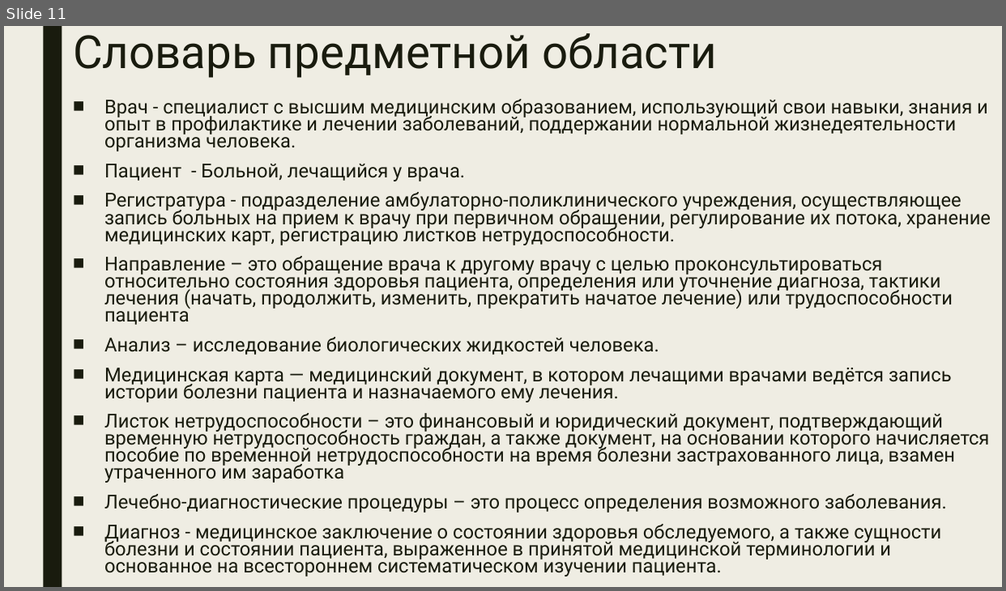
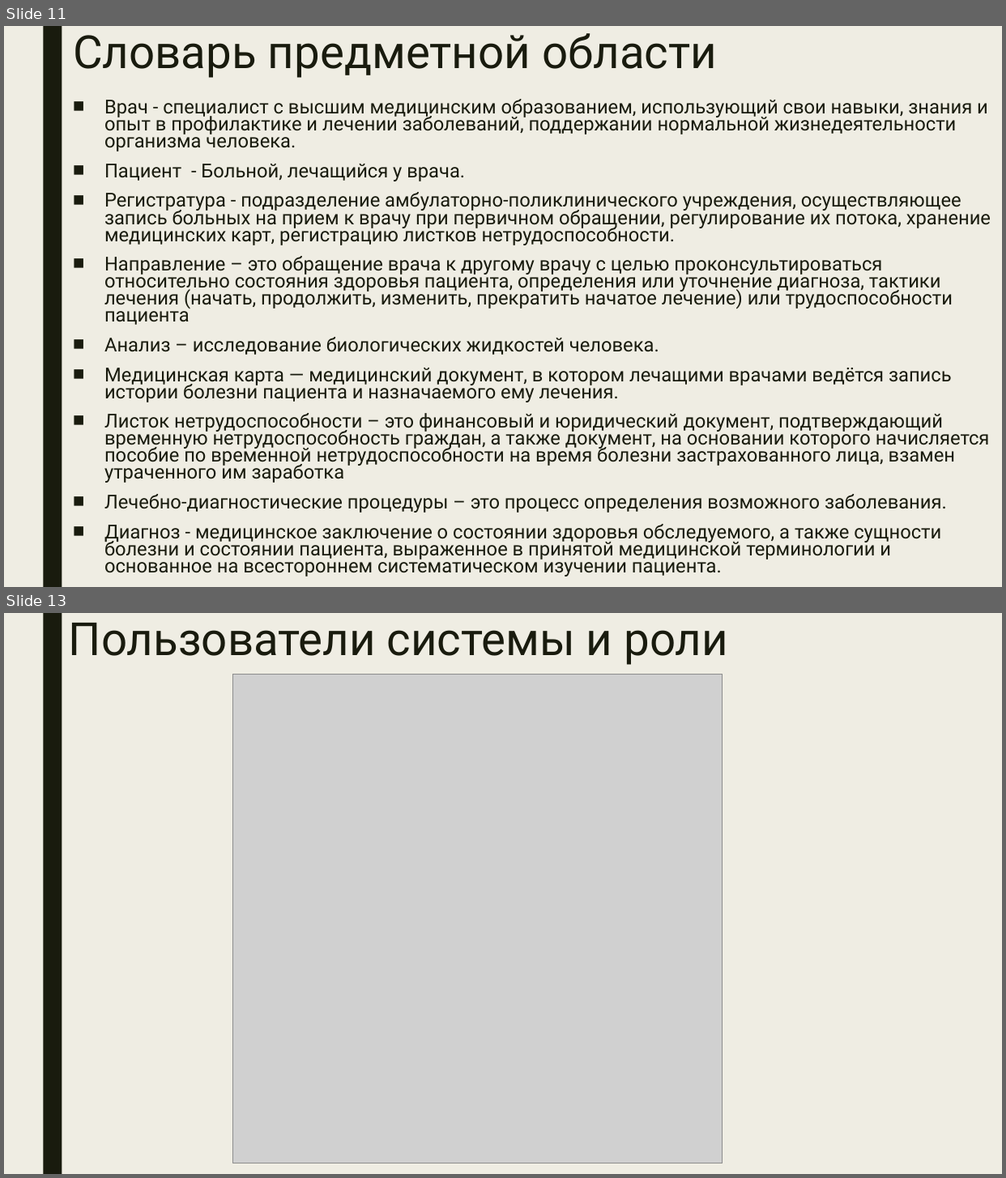
Before and after one commit to javavlsu/course-work-team-04-krylov, a slide deck: docs/Крылов Егор ИСТ-220 Проект Этап 1.pptx. Shown one above the other, each under a label of ours: slide 11 before the commit, slides 11 and 13 after it; the slides between them are not shown. The pictures are 1006x591 and 1006x1178 pixels, drawn with LibreOffice and Linux fonts; fonts in the diff are those of the drawing; grey boxes stand for pictures. Boxes give left, top, right and bottom in pixels: in the first picture for what was removed or moved away, otherwise in the second. Text is boxed around its words. In the diff, an @@ line names an element or a change of style, - is before the commit and + after.

```diff
--- a/docs/Крылов Егор ИСТ-220 Проект Этап 1.pptx
+++ b/docs/Крылов Егор ИСТ-220 Проект Этап 1.pptx
@@ slide 13 added at box(4, 613, 1002, 1174), background #EFEDE3; not listed: 1 template element that a slide beside it also shows @@
@@ title added at box(69, 623, 728, 665), 44 pt, text #191B0E @@
+Пользователи системы и роли
@@ picture added at box(233, 675, 722, 1164) @@
```
Also in this commit, not shown: 2 slides changed, 9 other slides added, 1 other file.
